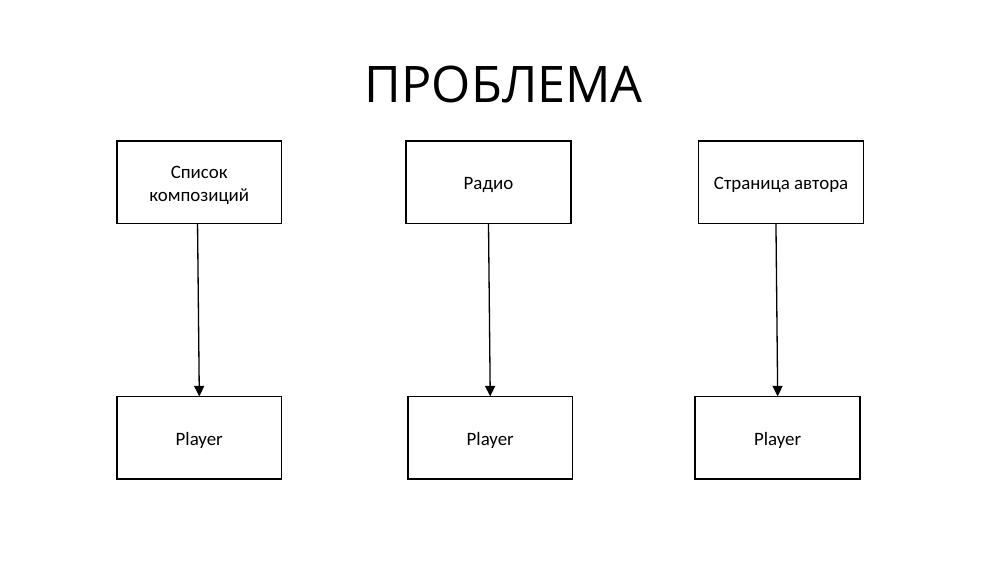
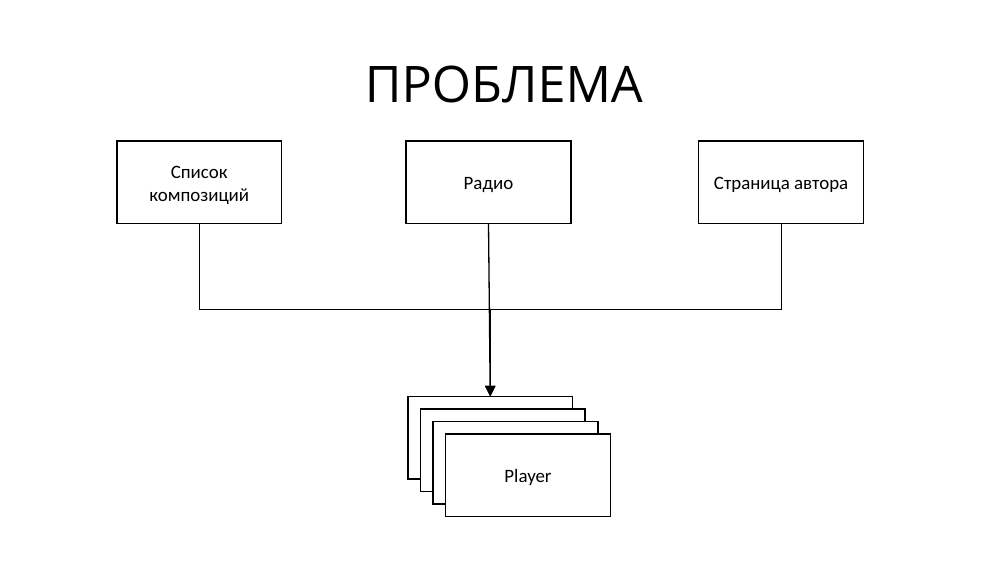
Before and after one commit to rkhaimov/brain-gym, a slide deck: slide 35 of Презентация.pptx (slide 36 before the commit). Drawn at 1008x567 pixels with LibreOffice and Linux fonts; fonts in the diff are those of the drawing. Boxes give left, top, right and bottom in pixels: in the first picture for what was removed or moved away, otherwise in the second. Text is boxed around its words. In the diff, an @@ line names an element or a change of style, - is before the commit and + after.

```diff
--- a/Презентация.pptx
+++ b/Презентация.pptx
@@ arrow removed from (197, 223) to (200, 396) @@
@@ elbow arrow added from (200, 223) to (490, 396), #000000 1.25 pt @@
@@ elbow arrow added from (781, 223) to (490, 396), #000000 1.25 pt @@
@@ arrow removed from (776, 223) to (778, 396) @@
@@ rectangle added at [408,396,572,479], fill #FFFFFF, outline #000000 1.5 pt @@
@@ rectangle "Player": place and size @@
-rectangle "Player" at [408,396,572,479]
+rectangle "Player" at [420,409,585,492]
@@ rectangle "Player": place and size @@
-rectangle "Player" at [696,396,861,479]
+rectangle "Player" at [433,422,598,504]
@@ rectangle "Player": place and size @@
-rectangle "Player" at [117,396,282,479]
+rectangle "Player" at [445,434,610,516]
```
Also in this commit, not shown: 6 other slides changed, 5 slides added, 8 slides removed.
